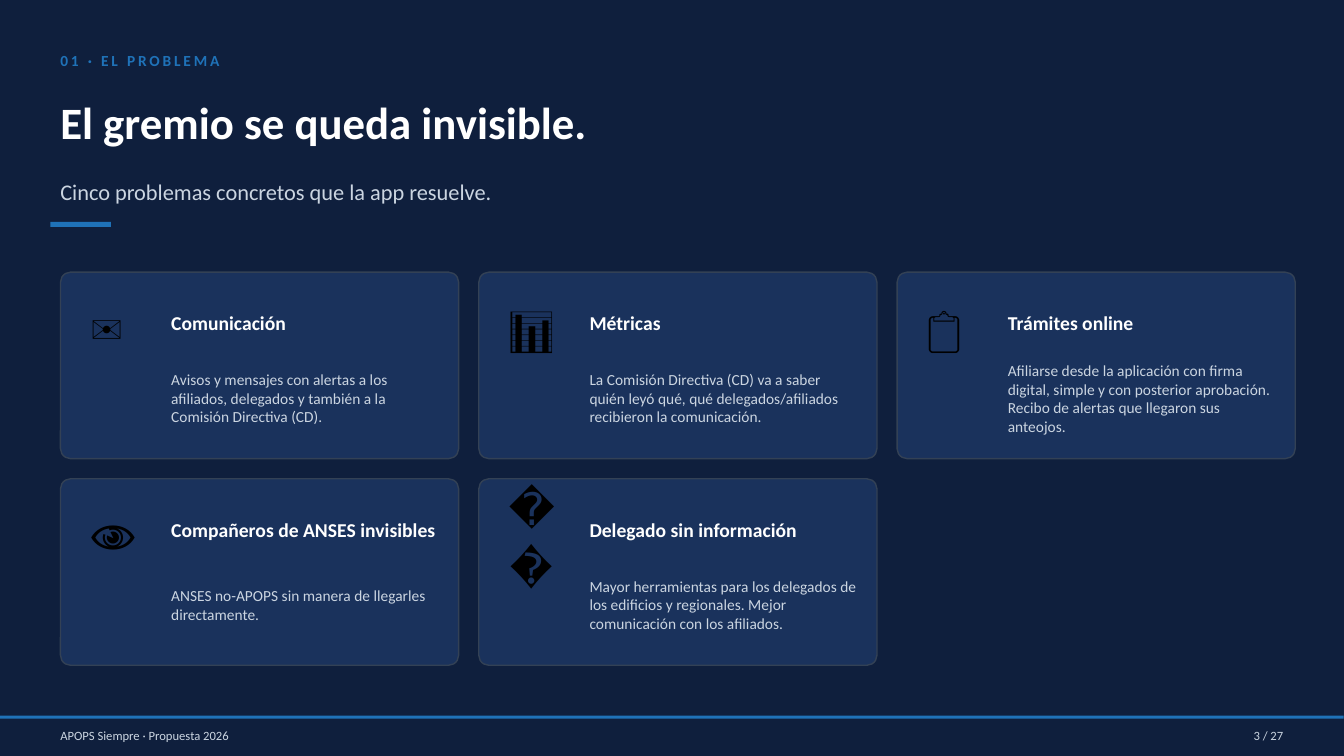
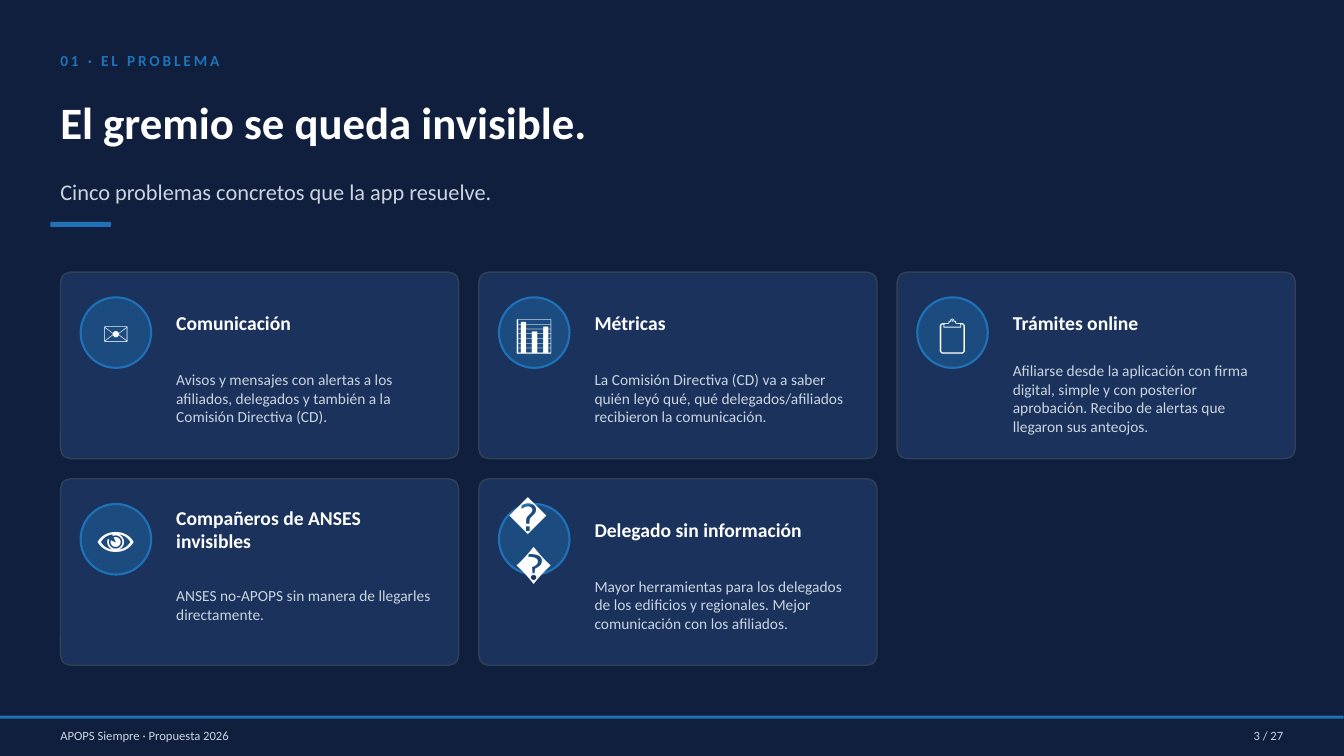
Before and after one commit to saadypacheco/apops, a slide deck: slide 3 of Presentacion-APOPS-Siempre.pptx. Drawn at 1344x756 pixels with LibreOffice and Linux fonts; fonts in the diff are those of the drawing. Boxes give left, top, right and bottom in pixels: in the first picture for what was removed or moved away, otherwise in the second. Text is boxed around its words. In the diff, an @@ line names an element or a change of style, - is before the commit and + after.

```diff
--- a/Presentacion-APOPS-Siempre.pptx
+++ b/Presentacion-APOPS-Siempre.pptx
@@ ellipse added at (81, 297, 151, 368), fill #1F72B8 at 40% opacity, outline #1F72B8 1.5 pt @@
@@ text "Comunicación": place and size @@
-text "Comunicación" at (171, 316, 286, 330)
+text "Comunicación" at (176, 316, 291, 330)
@@ ellipse added at (499, 297, 570, 368), fill #1F72B8 at 40% opacity, outline #1F72B8 1.5 pt @@
@@ text "Métricas": place and size @@
-text "Métricas" at (590, 316, 661, 330)
+text "Métricas" at (595, 316, 666, 330)
@@ size 32 to 26.6 pt, text colour #000000 to #FFFFFF; alignment left to centre in 5 elements at (81, 504, 151, 575), (499, 504, 570, 575), (81, 297, 151, 368), (499, 297, 570, 368), (918, 297, 988, 368) @@
@@ ellipse added at (918, 297, 988, 368), fill #1F72B8 at 40% opacity, outline #1F72B8 1.5 pt @@
@@ text "Trámites online": place and size @@
-text "Trámites online" at (1008, 316, 1133, 330)
+text "Trámites online" at (1013, 316, 1138, 330)
@@ text "Avisos y mensajes con alertas ...": place and size @@
-text "Avisos y mensajes con alertas ..." at (171, 374, 388, 424)
+text "Avisos y mensajes con alertas ..." at (176, 374, 393, 424)
@@ text "La Comisión Directiva (CD) va ...": place and size @@
-text "La Comisión Directiva (CD) va ..." at (590, 374, 838, 422)
+text "La Comisión Directiva (CD) va ..." at (595, 374, 843, 422)
@@ text "Afiliarse desde la aplicación con ..." rewrapped from (1008, 365, 1269, 435) to (1013, 365, 1247, 435) @@
@@ ellipse added at (81, 504, 151, 575), fill #1F72B8 at 40% opacity, outline #1F72B8 1.5 pt @@
@@ text "Compañeros de ANSES invisibles" rewrapped from (171, 523, 435, 540) to (176, 511, 361, 548) @@
@@ ellipse added at (499, 504, 570, 575), fill #1F72B8 at 40% opacity, outline #1F72B8 1.5 pt @@
@@ text "Delegado sin información": place and size @@
-text "Delegado sin información" at (590, 523, 796, 541)
+text "Delegado sin información" at (595, 523, 801, 541)
@@ text "ANSES no-APOPS sin manera de ...": place and size @@
-text "ANSES no-APOPS sin manera de ..." at (171, 590, 426, 620)
+text "ANSES no-APOPS sin manera de ..." at (176, 590, 431, 620)
@@ text "Mayor herramientas para los delegados ..." rewrapped from (590, 581, 856, 629) to (595, 581, 842, 629) @@
```
Also in this commit, not shown: 4 other slides changed, 1 other file.
